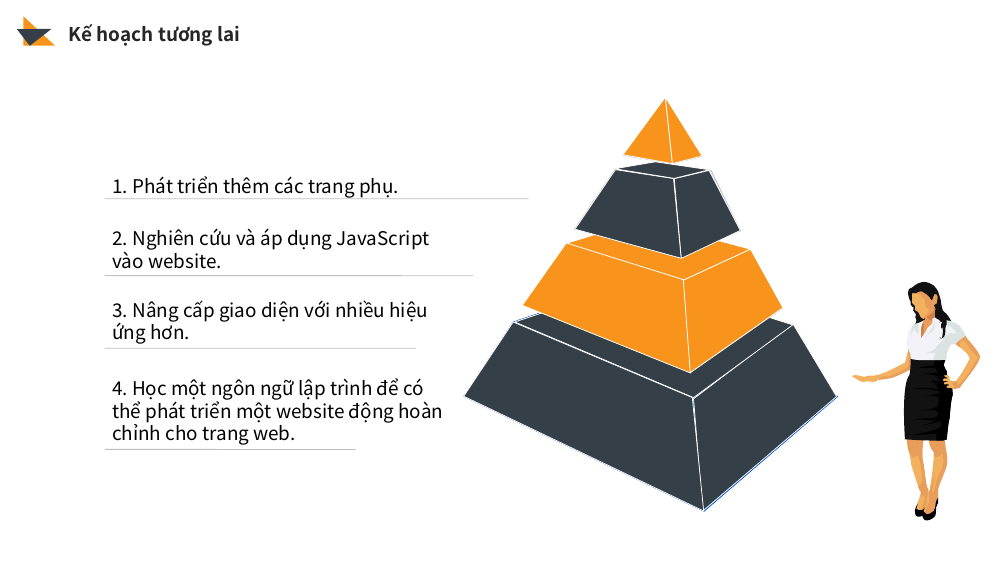
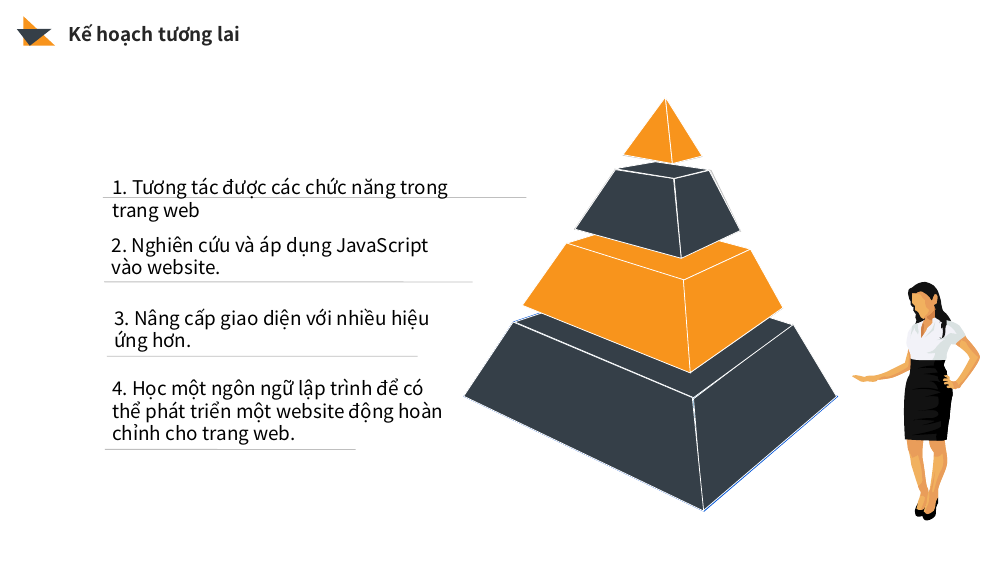
Before and after one commit to phucbinh1609/FoodEats, a slide deck: slide 8 of Slide_Code4Fun_TruongPhucBinh_FoodEats.pptx (slide 7 before the commit). Drawn at 1008x567 pixels with LibreOffice and Linux fonts; fonts in the diff are those of the drawing. Boxes give left, top, right and bottom in pixels: in the first picture for what was removed or moved away, otherwise in the second. Text is boxed around its words. In the diff, an @@ line names an element or a change of style, - is before the commit and + after.

```diff
--- a/Slide_Code4Fun_TruongPhucBinh_FoodEats.pptx
+++ b/Slide_Code4Fun_TruongPhucBinh_FoodEats.pptx
@@ text at [112, 177, 448, 222]: text changed @@
-1. Phát triển thêm các trang phụ.
+1. Tương tác được các chức năng trong trang web
@@ 2 texts, 2 lines: place and size @@
-2 texts, 2 lines at [105, 228, 473, 349]
+2 texts, 2 lines at [104, 235, 473, 356]
```
Also in this commit, not shown: 3 other slides changed, 1 slide added, 1 other file.
